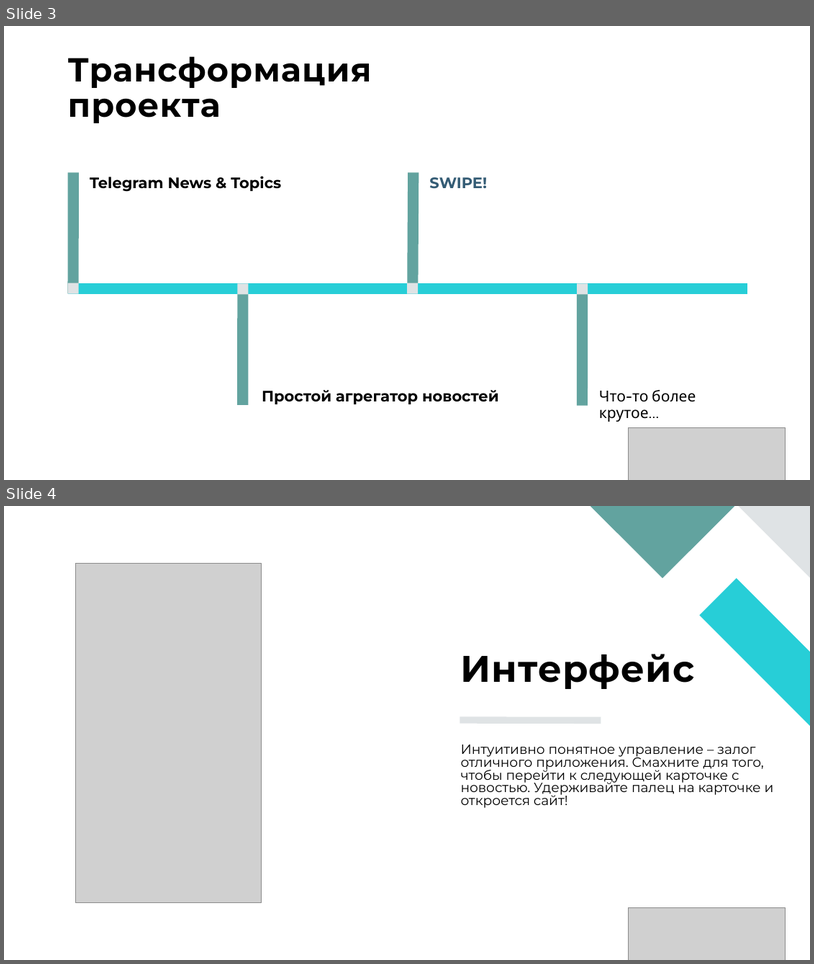
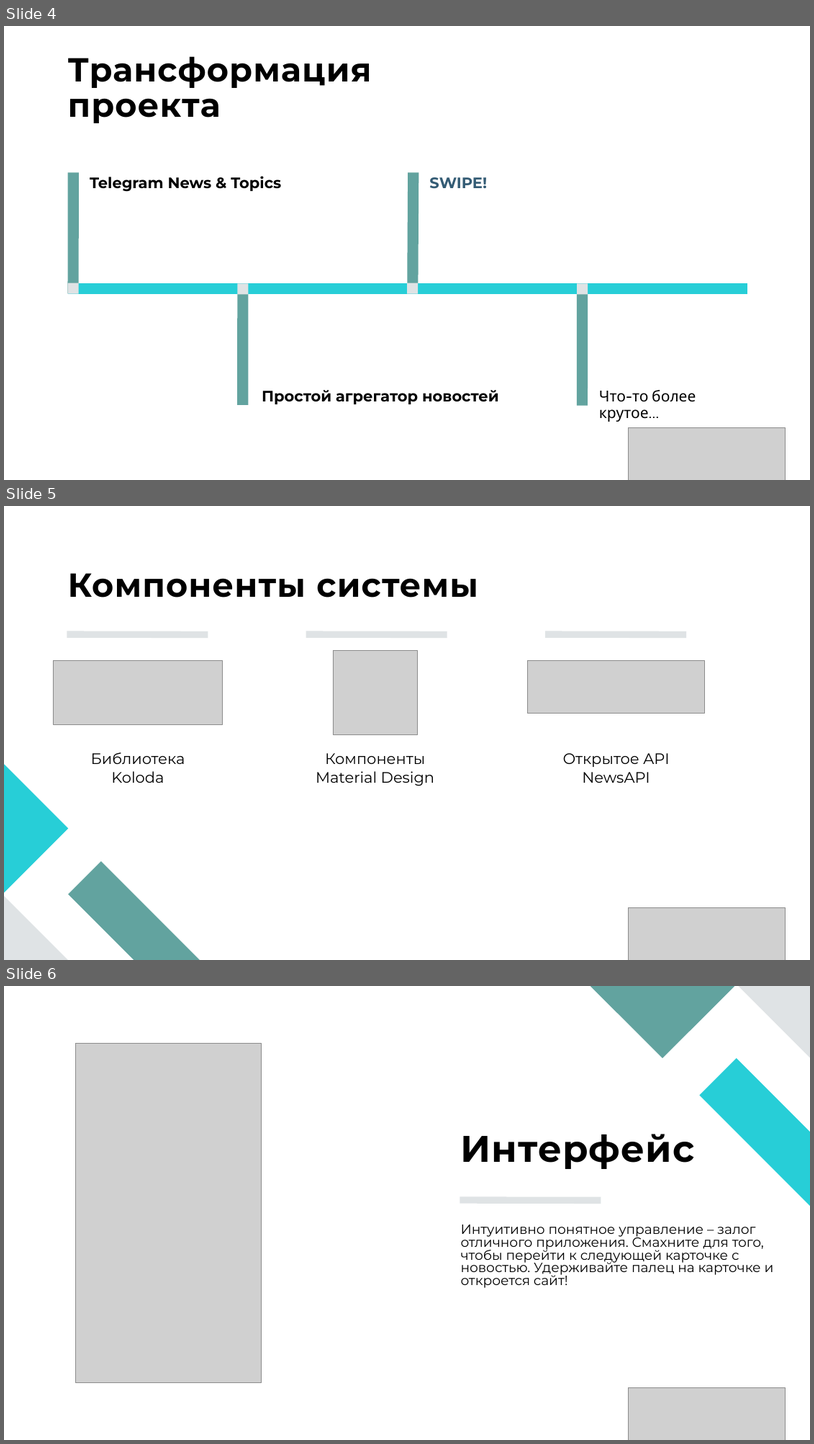
Before and after one commit to cann1neof/samsung-swipe, a slide deck: SWIPE!.pptx. Shown one above the other, each under a label of ours: slides 3 and 4 before the commit, slides 4, 5 and 6 after it. The pictures are 814x964 and 814x1444 pixels, drawn with LibreOffice and Linux fonts; fonts in the diff are those of the drawing; grey boxes stand for pictures. Boxes give left, top, right and bottom in pixels: in the first picture for what was removed or moved away, otherwise in the second. Text is boxed around its words. In the diff, an @@ line names an element or a change of style, - is before the commit and + after.

```diff
--- a/SWIPE!.pptx
+++ b/SWIPE!.pptx
@@ slide 5 added at box(4, 506, 810, 960), background #FFFFFF @@
@@ title added at box(68, 573, 478, 597), 39.6 pt, text #000000, bold @@
+Компоненты системы
@@ line added from (67, 634) to (208, 634), #DFE3E5 8 pt @@
@@ line added from (306, 634) to (448, 634), #DFE3E5 8 pt @@
@@ line added from (545, 634) to (687, 634), #DFE3E5 8 pt @@
@@ picture added at box(333, 650, 418, 735) @@
@@ picture added at box(53, 661, 223, 724) @@
@@ picture added at box(528, 661, 705, 713) @@
@@ freeform shape added at box(4, 764, 68, 893), fill #27CED7 @@
@@ text added at box(91, 752, 185, 782), 18 pt, text #000000 @@
+Библиотека Koloda
@@ text added at box(316, 753, 435, 785), 18 pt, text #000000 @@
+Компоненты Material Design
@@ text added at box(563, 753, 669, 782), 18 pt, text #000000 @@
+Открытое API NewsAPI
@@ freeform shape added at box(68, 861, 199, 960), fill #62A39F @@
@@ freeform shape added at box(4, 896, 68, 960), fill #DFE3E5 @@
@@ picture added at box(629, 907, 786, 960) @@
@@ what was slide 3 is now slide 4 @@
@@ what was slide 4 is now slide 6 @@
```
Also in this commit, not shown: 1 other slide added, 1 other file.
